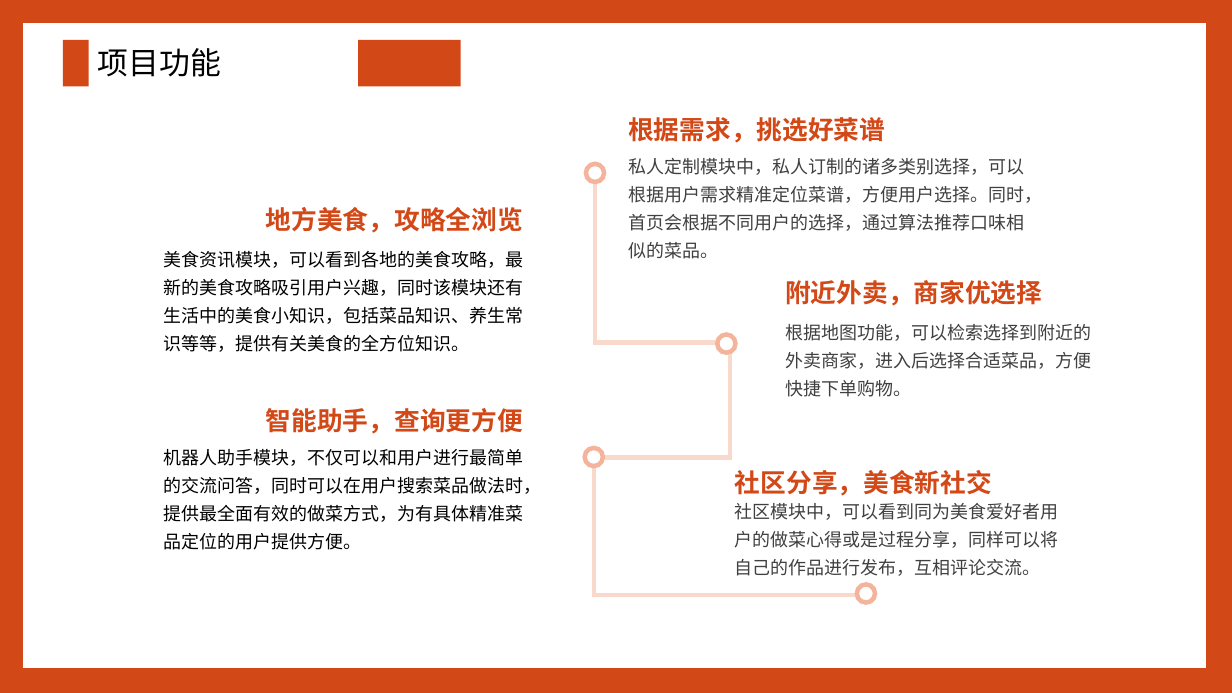
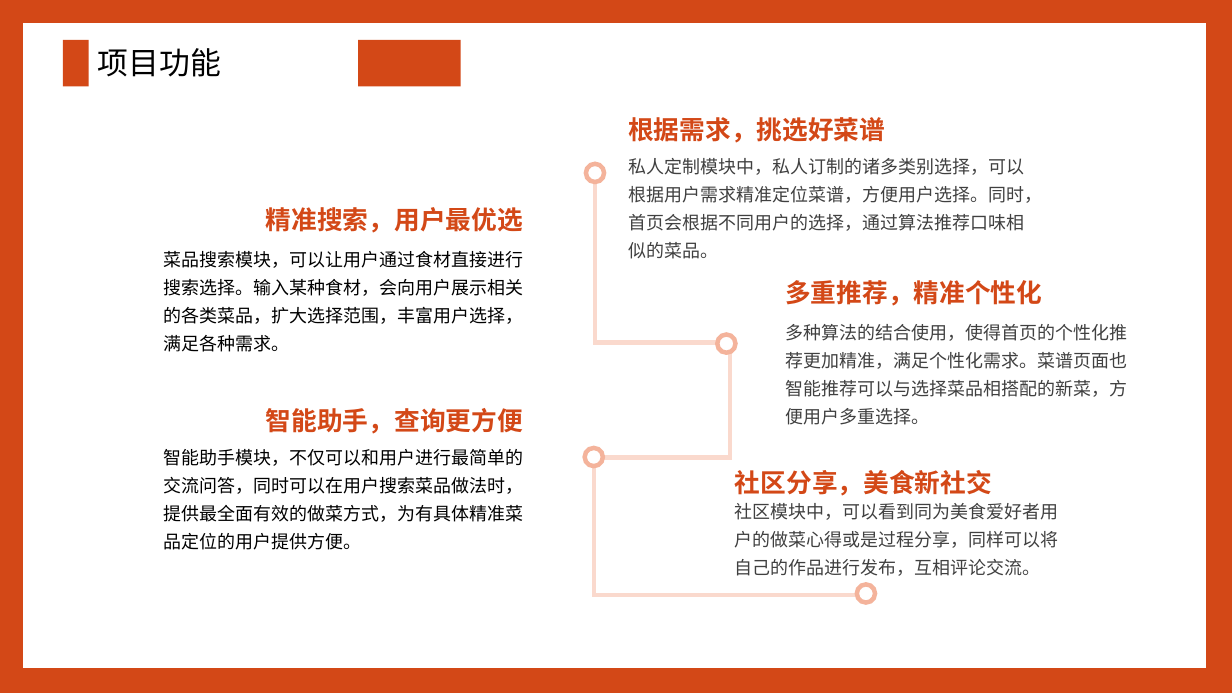
Before and after one commit to TastyTeam/Tasty, a slide deck: slide 4 of 趣吃.pptx (slide 3 before the commit). Drawn at 1232x693 pixels with LibreOffice and Linux fonts; fonts in the diff are those of the drawing. Boxes give left, top, right and bottom in pixels: in the first picture for what was removed or moved away, otherwise in the second. Text is boxed around its words. In the diff, an @@ line names an element or a change of style, - is before the commit and + after.

```diff
--- a/趣吃.pptx
+++ b/趣吃.pptx
@@ text at [266, 207, 523, 233]: text changed @@
-地方美食，攻略全浏览
+精准搜索，用户最优选
@@ text at [163, 251, 523, 352]: text changed @@
-美食资讯模块，可以看到各地的美食攻略，最新的美食攻略吸引用户兴趣，同时该模块还有生活中的美食小知识，包括菜品知识、养生常识等等，提供有关美食的全方位知识。
+菜品搜索模块，可以让用户通过食材直接进行搜索选择。输入某种食材，会向用户展示相关的各类菜品，扩大选择范围，丰富用户选择，满足各种需求。
@@ text at [785, 280, 1042, 306]: text changed @@
-附近外卖，商家优选择
+多重推荐，精准个性化
@@ text at [785, 324, 1127, 425]: text changed @@
-根据地图功能，可以检索选择到附近的外卖商家，进入后选择合适菜品，方便快捷下单购物。
+多种算法的结合使用，使得首页的个性化推荐更加精准，满足个性化需求。菜谱页面也智能推荐可以与选择菜品相搭配的新菜，方便用户多重选择。
@@ text at [163, 449, 523, 550]: text changed @@
-机器人助手模块，不仅可以和用户进行最简单的交流问答，同时可以在用户搜索菜品做法时，提供最全面有效的做菜方式，为有具体精准菜品定位的用户提供方便。
+智能助手模块，不仅可以和用户进行最简单的交流问答，同时可以在用户搜索菜品做法时，提供最全面有效的做菜方式，为有具体精准菜品定位的用户提供方便。
```
Also in this commit, not shown: 4 other slides changed, 1 slide removed, 1 other file.
